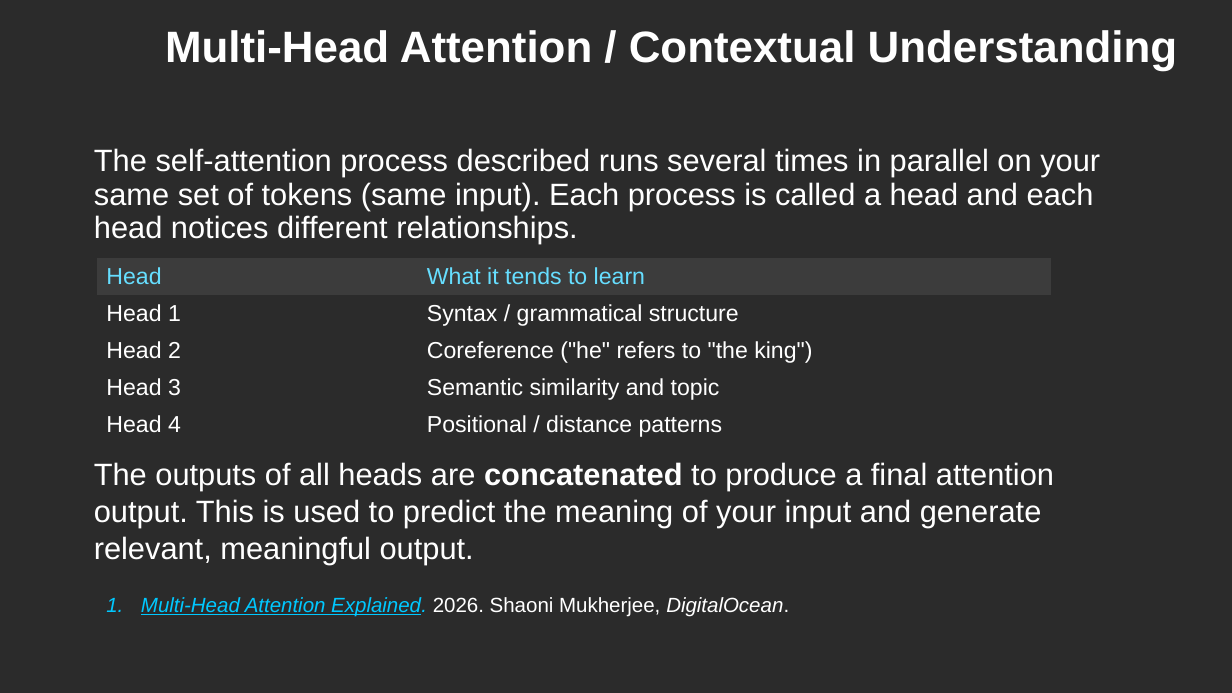
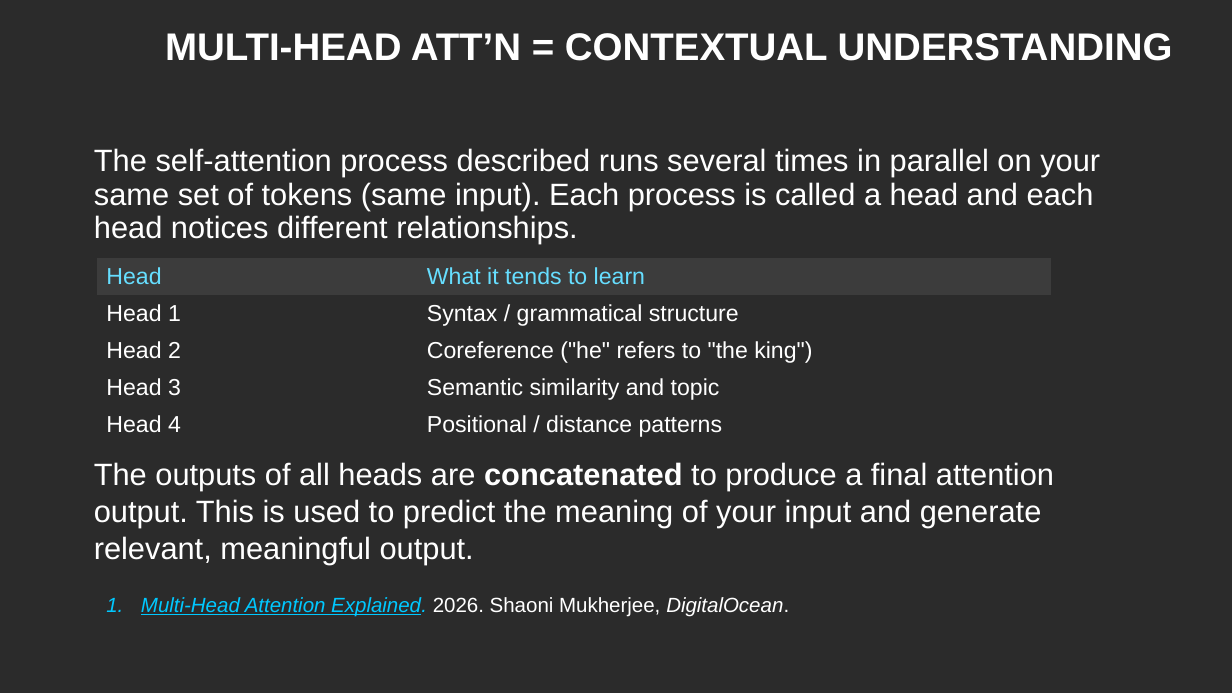
Before and after one commit to CSCI-1100/class_resources_public, a slide deck: slide 29 of downloads/ai_ml_slides.pptx. Drawn at 1232x693 pixels with LibreOffice and Linux fonts; fonts in the diff are those of the drawing; background and template pictures are left out; a plain dark background stands for a picture behind light text. Boxes give left, top, right and bottom in pixels: in the first picture for what was removed or moved away, otherwise in the second. Text is boxed around its words. In the diff, an @@ line names an element or a change of style, - is before the commit and + after.

Commit message:
Added ollama slides, more alt text, grammar fixes to slides

```diff
--- a/downloads/ai_ml_slides.pptx
+++ b/downloads/ai_ml_slides.pptx
@@ title at (x1=165, y1=33, x2=1173, y2=61): text changed; size 34.2 to 30 pt @@
-Multi-Head Attention / Contextual Understanding
+MULTI-HEAD ATT’N = CONTEXTUAL UNDERSTANDING
```
Also in this commit, not shown: 4 other slides changed, 3 slides added, 1 other file.
